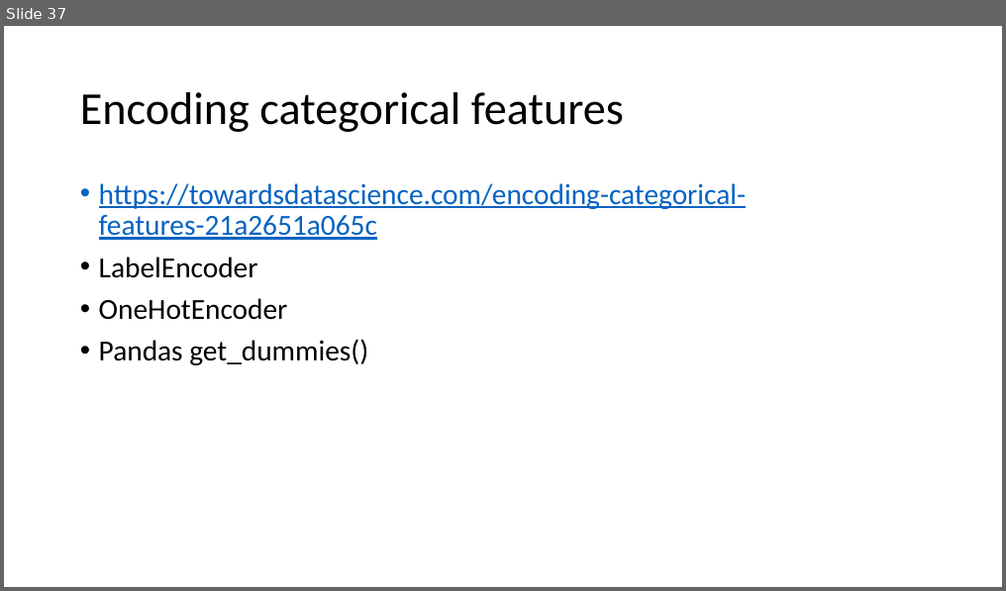
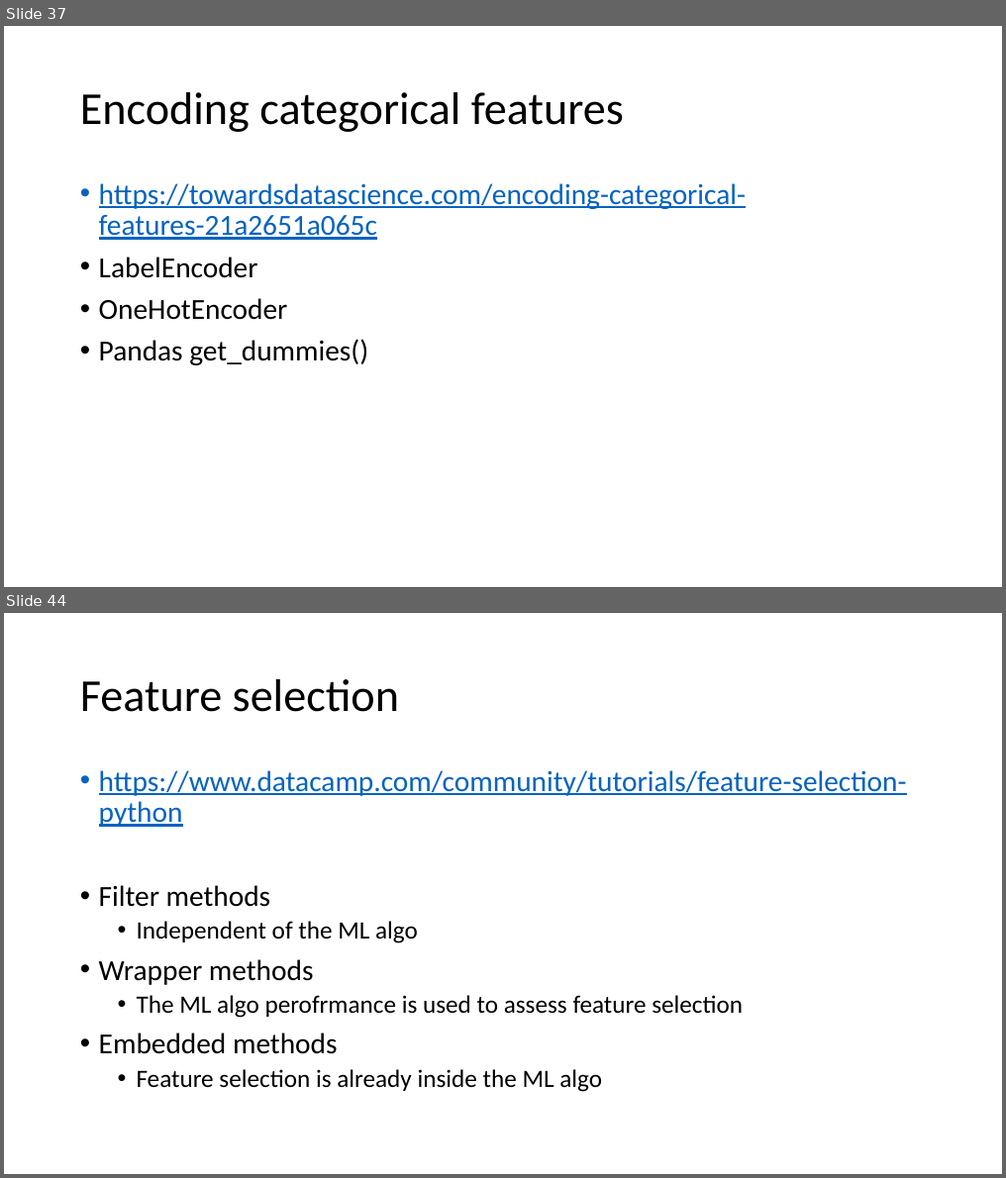
Before and after one commit to FranzGH/IoT_ML, a slide deck: Sklearn-UG.pptx. Shown one above the other, each under a label of ours: slide 37 before the commit, slides 37 and 44 after it; the slides between them are not shown. The pictures are 1006x591 and 1006x1178 pixels, drawn with LibreOffice and Linux fonts; fonts in the diff are those of the drawing. Boxes give left, top, right and bottom in pixels: in the first picture for what was removed or moved away, otherwise in the second. Text is boxed around its words. In the diff, an @@ line names an element or a change of style, - is before the commit and + after.

```diff
--- a/Sklearn-UG.pptx
+++ b/Sklearn-UG.pptx
@@ slide 44 added at [4, 613, 1002, 1174], background #FFFFFF @@
@@ title added at [80, 679, 399, 712], 44 pt, text #000000 @@
+Feature selection
@@ text added at [99, 770, 907, 1092], 24 pt, text #000000 @@
+• https://www.datacamp.com/community/tutorials/feature-selection-python
+• Filter methods
+  • Independent of the ML algo
+• Wrapper methods
+  • The ML algo perofrmance is used to assess feature selection
+• Embedded methods
+  • Feature selection is already inside the ML algo
```
Also in this commit, not shown: 1 slide changed, 11 other slides added, 4 other files.
